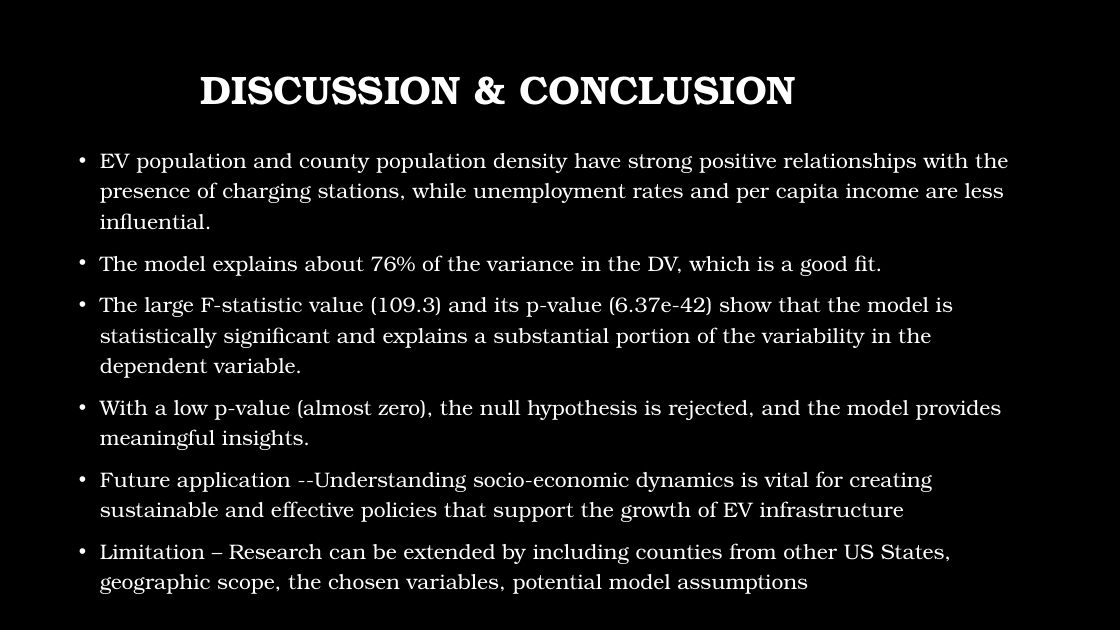
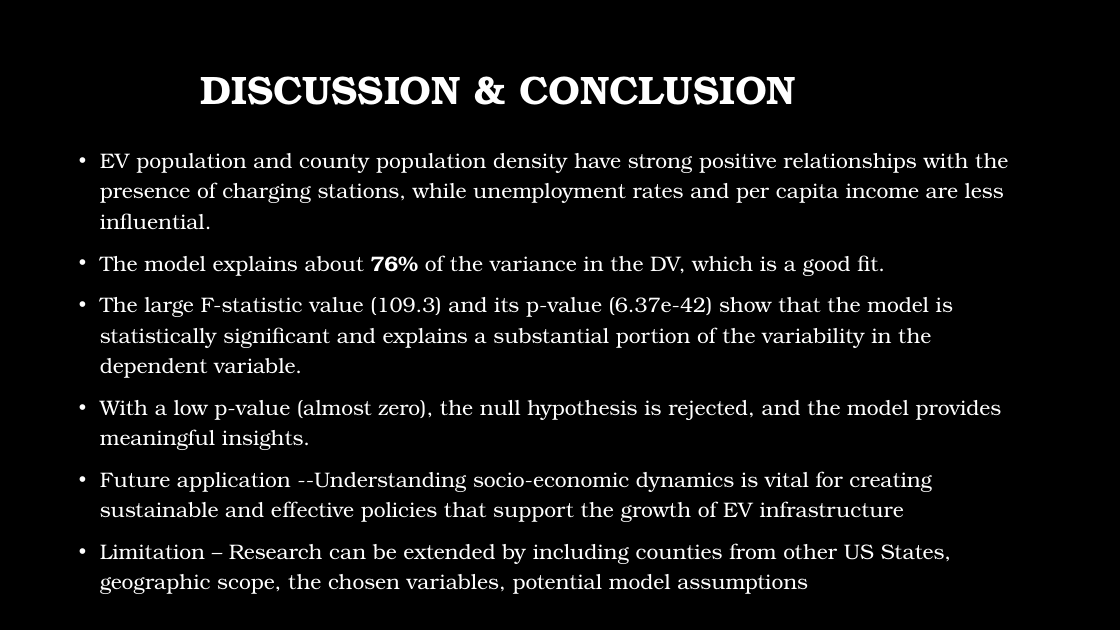
Before and after one commit to Pradhi99/ProjectEV, a slide deck: slide 14 of Electric Vehicles ppt Fall 2024.pptx (slide 16 before the commit). Drawn at 1120x630 pixels with LibreOffice and Linux fonts; fonts in the diff are those of the drawing; background and template pictures are left out. Boxes give left, top, right and bottom in pixels: in the first picture for what was removed or moved away, otherwise in the second. Text is boxed around its words. In the diff, an @@ line names an element or a change of style, - is before the commit and + after.

```diff
--- a/Electric Vehicles ppt Fall 2024.pptx
+++ b/Electric Vehicles ppt Fall 2024.pptx
@@ text at box(100, 255, 885, 276): bold on in "76%" @@
```
Also in this commit, not shown: 3 other slides changed, 2 slides removed.
